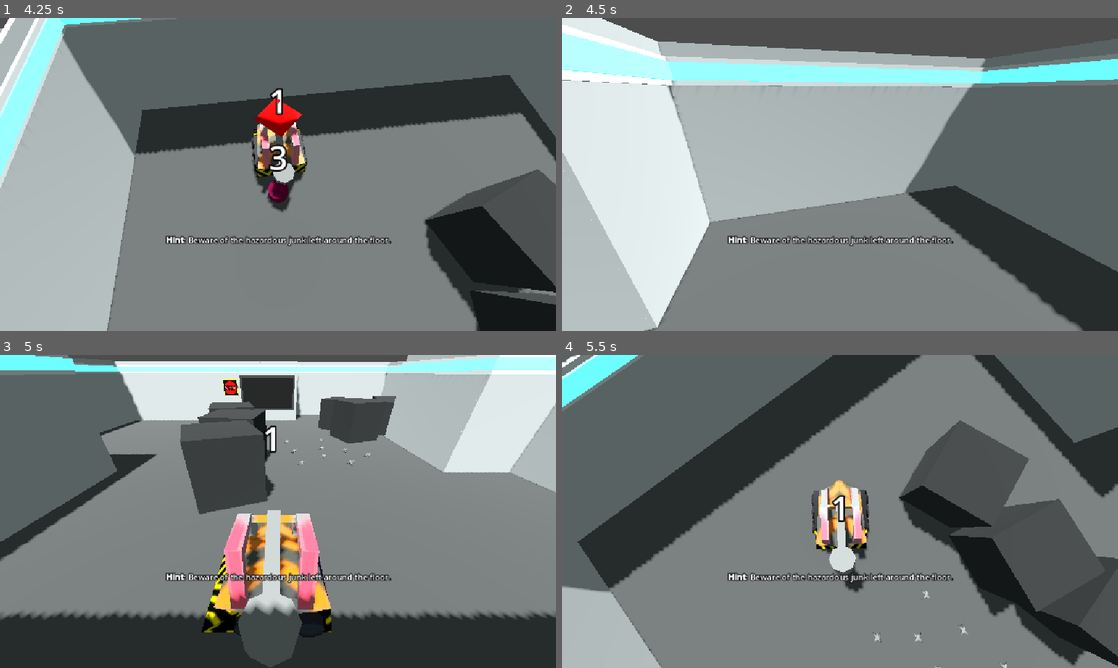
Above: before the commit, frames 1-4 (two rows, left to right).
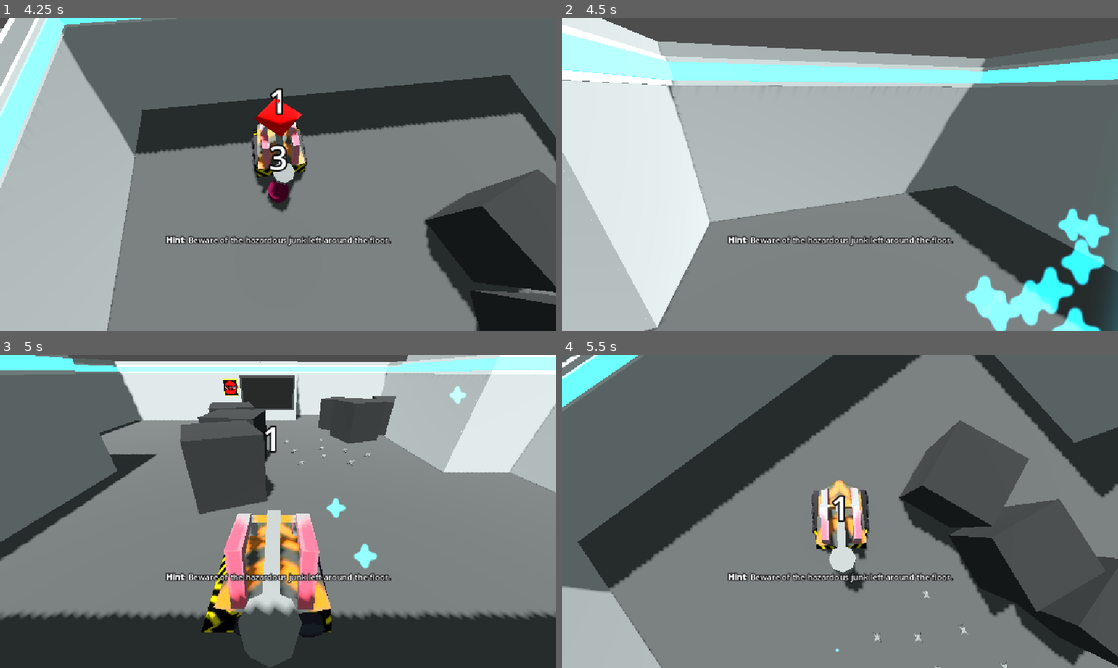
Above: after the commit, the same moments.

Repository: gheja/bot-loop
Game: Godot game, scene res://scenes/main_scene.tscn
Same seed, same stepped clock (60 frames per second), same inputs: the game is played once before the commit and once after it.
Inputs (mouse positions are in pixels of both pictures, inside the frame that each line leads up to):
- Up to frame 1 (4.25 s): move the mouse to (400, 158) at 0.52 s; hold D (move_right) 0.53-1.28 s; tap E (action_primary) every 0.75 s from 0.6 to 3.6 s; move the mouse to (166, 190) at 1.27 s; hold S (move_down) 1.28-2.03 s; move the mouse to (333, 105) at 2.02 s; hold D (move_right) 2.03-2.78 s; move the mouse to (250, 237) at 2.77 s; hold W (move_up) 2.78-3.53 s; move the mouse to (444, 221) at 3.52 s; hold A (move_left) from 3.53 s (still down)
- Up to frame 2 (4.5 s): keep holding A (move_left); move the mouse to (673, 127) at 4.27 s; tap E (action_primary) at 4.35 s
- Up to frame 3 (5 s): keep holding A (move_left)
- Up to frame 4 (5.5 s): move the mouse to (867, 511) at 5.02 s; release A (move_left) at 5.03 s; hold S (move_down) from 5.03 s (still down); tap E (action_primary) at 5.1 s

Frame 1 is identical in both runs. In frame 2, 3.8% of the frame differs, in the area x 72-100%, y 60-100%; in frame 3, 0.4%; in frame 4, less than 0.1%.

Commit message:
Added EffectLightBeam

Diff:
--- /dev/null
+++ b/src/effects/effect_light_beam.tscn
@@ -0,0 +1,208 @@
+[gd_scene load_steps=14 format=3 uid="uid://djuvwmnavmybe"]
+
+[ext_resource type="Texture2D" uid="uid://d1fr5hm1fs0vi" path="res://assets/graphics/sparkle_2_128.png" id="1_fh3oq"]
+[ext_resource type="Texture2D" uid="uid://dh6dli3w1ewxj" path="res://assets/graphics/beam_30pct_512.png" id="2_fh3oq"]
+
+[sub_resource type="StandardMaterial3D" id="StandardMaterial3D_bcs4f"]
+transparency = 1
+blend_mode = 1
+albedo_color = Color(0, 0.733333, 0.996078, 1)
+albedo_texture = ExtResource("1_fh3oq")
+emission_enabled = true
+disable_receive_shadows = true
+billboard_mode = 1
+billboard_keep_scale = true
+
+[sub_resource type="QuadMesh" id="QuadMesh_mxomw"]
+material = SubResource("StandardMaterial3D_bcs4f")
+size = Vector2(0.5, 0.5)
+
+[sub_resource type="Curve" id="Curve_0wygf"]
+_data = [Vector2(0, 1), 0.0, 0.0, 0, 0, Vector2(1, 0), 0.0, 0.0, 0, 0]
+point_count = 2
+
+[sub_resource type="StandardMaterial3D" id="StandardMaterial3D_ljfha"]
+transparency = 1
+blend_mode = 1
+albedo_color = Color(0, 0.584, 0.73, 1)
+albedo_texture = ExtResource("1_fh3oq")
+emission_enabled = true
+disable_receive_shadows = true
+billboard_mode = 1
+billboard_keep_scale = true
+
+[sub_resource type="QuadMesh" id="QuadMesh_6g3qf"]
+material = SubResource("StandardMaterial3D_ljfha")
+size = Vector2(0.5, 0.5)
+
+[sub_resource type="StandardMaterial3D" id="StandardMaterial3D_ta72s"]
+transparency = 1
+blend_mode = 1
+albedo_color = Color(0.166, 0.6972, 0.83, 1)
+albedo_texture = ExtResource("2_fh3oq")
+emission_enabled = true
+disable_receive_shadows = true
+billboard_mode = 3
+billboard_keep_scale = true
+particles_anim_h_frames = 1
+particles_anim_v_frames = 1
+particles_anim_loop = false
+
+[sub_resource type="QuadMesh" id="QuadMesh_qxjhs"]
+material = SubResource("StandardMaterial3D_ta72s")
+size = Vector2(4, 6)
+
+[sub_resource type="Curve" id="Curve_auq6a"]
+_data = [Vector2(0, 1), 0.0, -2.31407, 0, 0, Vector2(1, 0), -1.0, 0.0, 1, 0]
+point_count = 2
+
+[sub_resource type="Animation" id="Animation_fh3oq"]
+resource_name = "default"
+length = 3.0
+tracks/0/type = "value"
+tracks/0/imported = false
+tracks/0/enabled = true
+tracks/0/path = NodePath("CPUParticles3D2:emitting")
+tracks/0/interp = 1
+tracks/0/loop_wrap = true
+tracks/0/keys = {
+"times": PackedFloat32Array(0),
+"transitions": PackedFloat32Array(1),
+"update": 1,
+"values": [true]
+}
+tracks/1/type = "value"
+tracks/1/imported = false
+tracks/1/enabled = true
+tracks/1/path = NodePath("CPUParticles3D3:emitting")
+tracks/1/interp = 1
+tracks/1/loop_wrap = true
+tracks/1/keys = {
+"times": PackedFloat32Array(0),
+"transitions": PackedFloat32Array(1),
+"update": 1,
+"values": [true]
+}
+tracks/2/type = "value"
+tracks/2/imported = false
+tracks/2/enabled = true
+tracks/2/path = NodePath("CPUParticles3D:emitting")
+tracks/2/interp = 1
+tracks/2/loop_wrap = true
+tracks/2/keys = {
+"times": PackedFloat32Array(0),
+"transitions": PackedFloat32Array(1),
+"update": 1,
+"values": [true]
+}
+tracks/3/type = "method"
+tracks/3/imported = false
+tracks/3/enabled = true
+tracks/3/path = NodePath(".")
+tracks/3/interp = 1
+tracks/3/loop_wrap = true
+tracks/3/keys = {
+"times": PackedFloat32Array(3),
+"transitions": PackedFloat32Array(1),
+"values": [{
+"args": [],
+"method": &"queue_free"
+}]
+}
+
+[sub_resource type="Animation" id="Animation_whwjw"]
+length = 0.001
+tracks/0/type = "value"
+tracks/0/imported = false
+tracks/0/enabled = true
+tracks/0/path = NodePath("CPUParticles3D2:emitting")
+tracks/0/interp = 1
+tracks/0/loop_wrap = true
+tracks/0/keys = {
+"times": PackedFloat32Array(0),
+"transitions": PackedFloat32Array(1),
+"update": 1,
+"values": [true]
+}
+tracks/1/type = "value"
+tracks/1/imported = false
+tracks/1/enabled = true
+tracks/1/path = NodePath("CPUParticles3D3:emitting")
+tracks/1/interp = 1
+tracks/1/loop_wrap = true
+tracks/1/keys = {
+"times": PackedFloat32Array(0),
+"transitions": PackedFloat32Array(1),
+"update": 1,
+"values": [true]
+}
+tracks/2/type = "value"
+tracks/2/imported = false
+tracks/2/enabled = true
+tracks/2/path = NodePath("CPUParticles3D:emitting")
+tracks/2/interp = 1
+tracks/2/loop_wrap = true
+tracks/2/keys = {
+"times": PackedFloat32Array(0),
+"transitions": PackedFloat32Array(1),
+"update": 1,
+"values": [true]
+}
+
+[sub_resource type="AnimationLibrary" id="AnimationLibrary_bcs4f"]
+_data = {
+&"RESET": SubResource("Animation_whwjw"),
+&"default": SubResource("Animation_fh3oq")
+}
+
+[node name="EffectLightBeam" type="Node3D"]
+
+[node name="CPUParticles3D" type="CPUParticles3D" parent="."]
+cast_shadow = 0
+amount = 10
+lifetime = 1.5
+one_shot = true
+preprocess = 0.1
+explosiveness = 0.9
+randomness = 0.5
+mesh = SubResource("QuadMesh_mxomw")
+direction = Vector3(0, 1, 0)
+initial_velocity_min = 5.0
+initial_velocity_max = 8.0
+scale_amount_curve = SubResource("Curve_0wygf")
+
+[node name="CPUParticles3D3" type="CPUParticles3D" parent="."]
+cast_shadow = 0
+amount = 5
+one_shot = true
+preprocess = 0.1
+explosiveness = 0.9
+randomness = 0.5
+mesh = SubResource("QuadMesh_6g3qf")
+direction = Vector3(0, 1, 0)
+initial_velocity_min = 4.0
+initial_velocity_max = 10.0
+scale_amount_curve = SubResource("Curve_0wygf")
+
+[node name="CPUParticles3D2" type="CPUParticles3D" parent="."]
+transform = Transform3D(1, 0, 0, 0, 1, 0, 0, 0, 1, 0, 2, 0)
+cast_shadow = 0
+amount = 15
+lifetime = 0.5
+one_shot = true
+explosiveness = 0.76
+mesh = SubResource("QuadMesh_qxjhs")
+emission_shape = 1
+emission_sphere_radius = 0.5
+direction = Vector3(0, -1, 0)
+spread = 0.0
+gravity = Vector3(0, -5, 0)
+initial_velocity_min = 5.0
+initial_velocity_max = 5.0
+scale_amount_curve = SubResource("Curve_auq6a")
+
+[node name="AnimationPlayer" type="AnimationPlayer" parent="."]
+libraries = {
+&"": SubResource("AnimationLibrary_bcs4f")
+}
+autoplay = "default"
--- a/src/objects/player_character_base.gd
+++ b/src/objects/player_character_base.gd
@@ -22,6 +22,7 @@
 @onready var timer: Timer = $Timer
 
 @onready var effect_scene = preload("res://effects/effect_broken_down.tscn")
+@onready var effect_light_beam_scene = preload("res://effects/effect_light_beam.tscn")
 
 var recording = false
 var starter_bot = false
@@ -33,6 +34,9 @@
 var current_recording = []
 
 var start_position: Vector3 = Vector3.ZERO
+
+# just to ensure the light beam effect is not played on start
+var first_reset = true
 
 # NOTE: maybe we should handle all of these in _physics_process()
 var inputs = {
@@ -70,6 +74,10 @@
 	# recording_index = player_index - 1
 
 func reset_bot():
+	if not first_reset:
+		create_light_beam_effect()
+
+	first_reset = false
 	recording = false
 	is_actively_controlled = false
 
@@ -256,5 +264,10 @@
 	BotManager.swap_to_bot(self, highlighted_character, true)
 	# swap_player_for(highlighted_character)
 
+func create_light_beam_effect():
+	var effect = effect_light_beam_scene.instantiate() as Node3D
+	effect.global_position = self.global_position
+	Lib.get_first_node_in_group("level_object_containers").add_child(effect)
+
 func _on_timer_timeout() -> void:
 	BotManager.deactivate_and_restart_bot(self, is_actively_controlled)
--- a/src/project.godot
+++ b/src/project.godot
@@ -41,6 +41,7 @@
 recording_indicators=""
 bot_starting_markers=""
 player_object_containers=""
+level_object_containers=""
 
 [input]
 
--- a/src/scenes/level_base.tscn
+++ b/src/scenes/level_base.tscn
@@ -5,7 +5,7 @@
 [node name="LevelBase" type="Node3D" groups=["level_root_object"]]
 script = ExtResource("1_548ah")
 
-[node name="LevelObjectContainer" type="Node3D" parent="."]
+[node name="LevelObjectContainer" type="Node3D" parent="." groups=["level_object_containers"]]
 
 [node name="PlayerObjectContainer" type="Node3D" parent="." groups=["player_object_containers"]]
 
Binary file added: src/assets/graphics/beam_30pct_512.png
Not shown, added: src/assets/graphics/beam_30pct_512.png.import
Binary file added: src/assets/graphics/beam_512.png
Not shown, added: src/assets/graphics/beam_512.png.import
